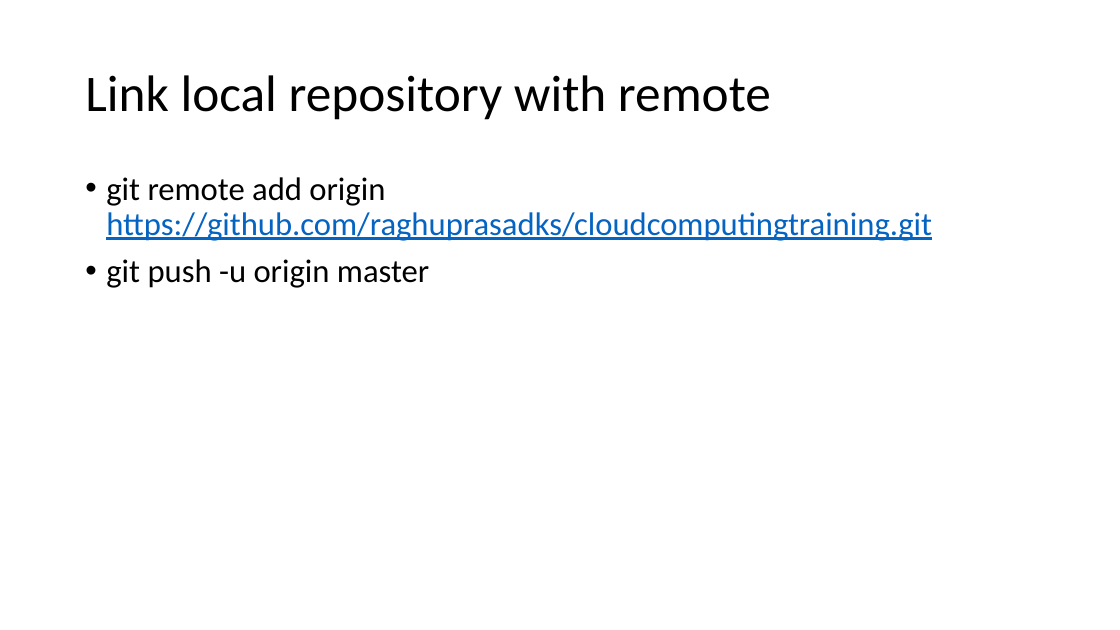
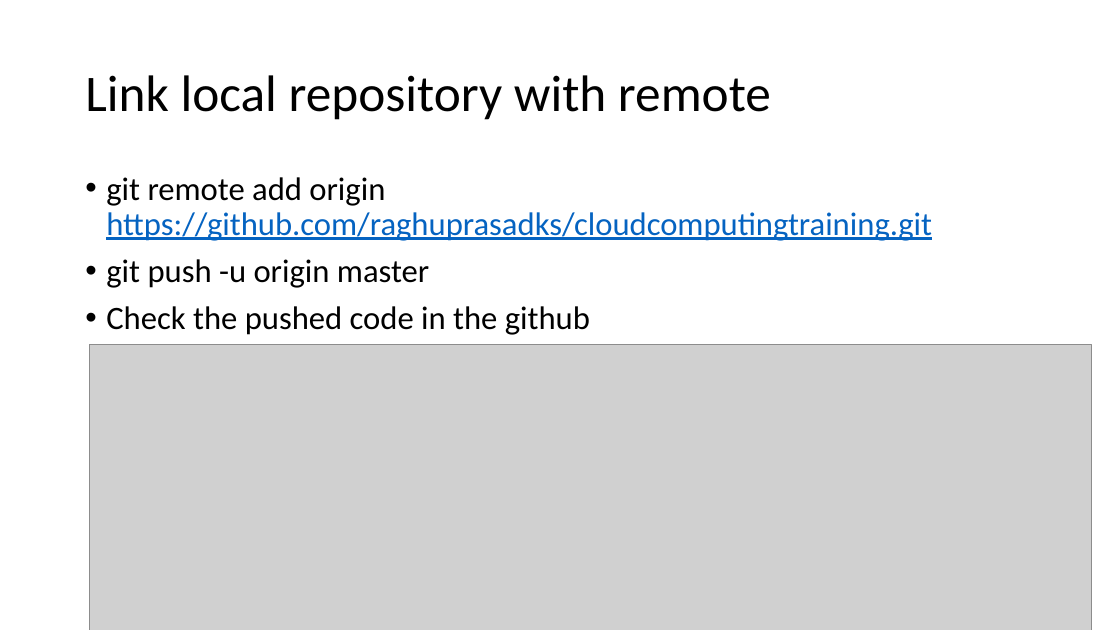
Before and after one commit to raghuprasadks/cloudcomputingtraining, a slide deck: slide 16 of 02_GIT_KaushalyaEduTech.pptx. Drawn at 1120x630 pixels with LibreOffice and Linux fonts; fonts in the diff are those of the drawing; grey boxes stand for pictures. Boxes give left, top, right and bottom in pixels: in the first picture for what was removed or moved away, otherwise in the second. Text is boxed around its words. In the diff, an @@ line names an element or a change of style, - is before the commit and + after.

Commit message:
updated ppt

```diff
--- a/02_GIT_KaushalyaEduTech.pptx
+++ b/02_GIT_KaushalyaEduTech.pptx
@@ text at (106, 306, 590, 335): paragraph added @@
+• Check the pushed code in the github
@@ picture added at (89, 344, 1091, 630) @@
```
Also in this commit, not shown: 6 other files.
